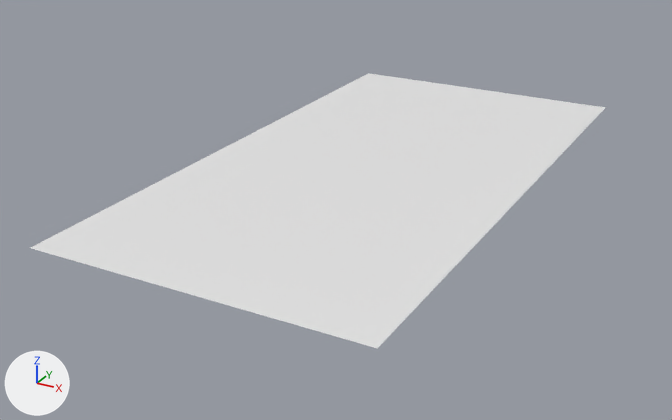
The FBX model maps/duel/duel.fbx as it was, and as the next commit left it.
Before and after are seen from a camera (50 mm lens) standing at (0.00321, -0.00644, 0.00274) and looking at (-0.00018, -0.00027, -0.00034). The axes (+X, +Y, +Z) are drawn at lower left. The lights are the same throughout. Materials are left out; every surface is plain grey. Where no turn or scale is listed for an object, it has been applied to the vertices. Vertices at the same position are counted once.
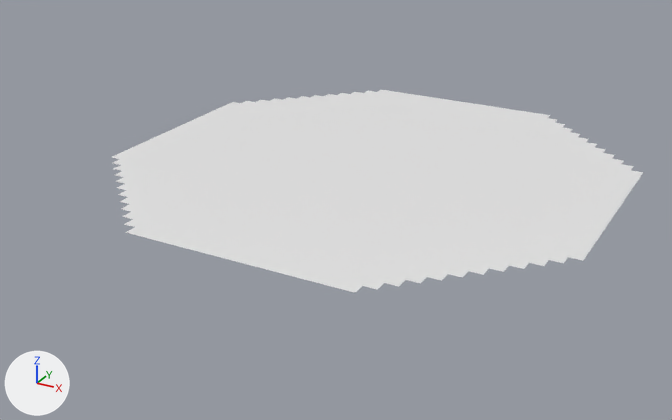
The edits, one by one:
me_plane_1804 is used by ob_plane_958; location (0.00015, -0.00045, 0.0).
me_plane_1804 had 1377 vertices, 1300 faces and spanned x -0.00145..0.00115, y -0.00205..0.00295, z 0.0.
me_plane_1804 now has 1596 vertices, 1336 faces and spans x -0.00275..0.00125, y -0.00335..0.00065, z 0.0.
me_plane_1804 part 1: a new loose piece of 381 vertices spanning x -0.00275..0.00075, y -0.00335..-0.00215, z 0.0.
me_plane_1804 part 2: a new loose piece of 26 vertices spanning x 0.00075..0.00125, y -0.00265..-0.00215, z 0.0.
me_plane_1804 part 3: 1 vertex moved from x -0.00145, y 0.00075, z 0.0 to x -0.00155, y 0.00065, z 0.0; 675 vertices removed from x -0.00145..0.00115, y -0.00025..0.00295, z 0.0; 485 vertices added at x -0.00275..0.00125, y -0.00218..0.00065, z 0.0.
Object 'Plane.958' (ob_plane_958) moves from (0.00015, -0.00045, 0.0) to (0.00075, 0.00135, 0.0).

Changed parts and their boxes [x1, y1, x2, y2] in the pictures (672 x 420 px; the box of a moved part takes in the faces that stretch with it):
'Plane.958', reshaped, moved (8% narrower, 26% shorter)
    before: [31, 73, 606, 348]
    after: [112, 90, 643, 293]
part 1 of me_plane_1804, added
    after: [112, 154, 514, 293]
part 2 of me_plane_1804, added
    after: [489, 239, 587, 272]
part 3 of me_plane_1804, moved or reshaped
    before: [254, 73, 606, 233]
    after: [119, 90, 643, 255]
